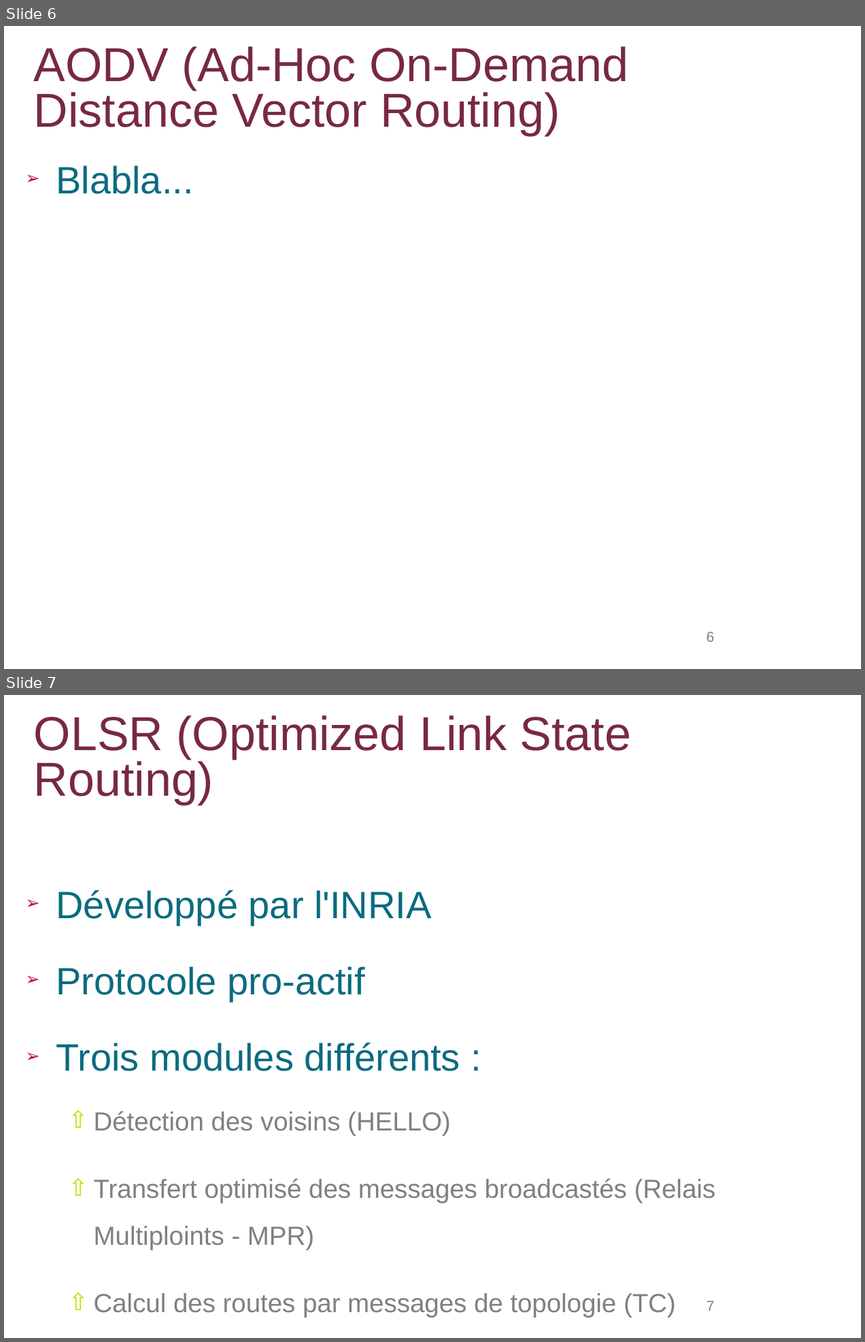
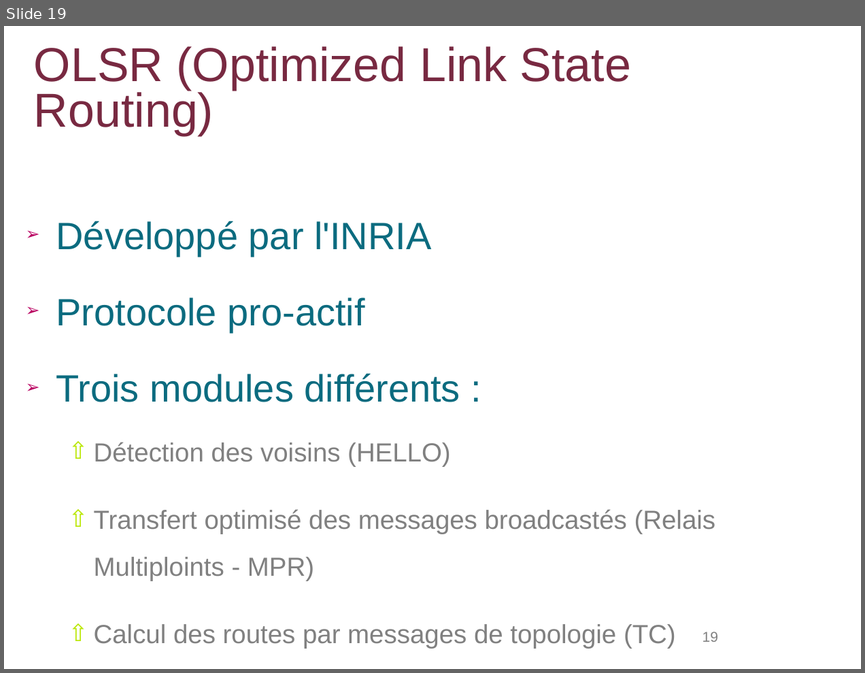
Before and after one commit to lbarbisan/adhoc, a slide deck: work/les_routages_adhoc.odp. Shown one above the other, each under a label of ours: slides 6 and 7 before the commit, slide 19 after it. The pictures are 865x1342 and 865x673 pixels, drawn with LibreOffice and Linux fonts; fonts in the diff are those of the drawing; background and template pictures are left out. Boxes give left, top, right and bottom in pixels: in the first picture for what was removed or moved away, otherwise in the second. Text is boxed around its words. In the diff, an @@ line names an element or a change of style, - is before the commit and + after.

```diff
--- a/work/les_routages_adhoc.odp
+++ b/work/les_routages_adhoc.odp
@@ slide 6 removed at <box>4,26,861,669</box>, background #FFFFFF @@
@@ title removed at <box>34,46,628,135</box> @@
-AODV (Ad-Hoc On-Demand Distance Vector Routing)
@@ text removed at <box>56,165,194,194</box> @@
-➢ Blabla...
@@ page number removed at <box>706,631,715,641</box> @@
-6
@@ what was slide 7 is now slide 19 @@
@@ page number at <box>702,631,718,641</box>: text changed @@
-7
+19
```
Also in this commit, not shown: 26 slides changed, 13 slides added.
